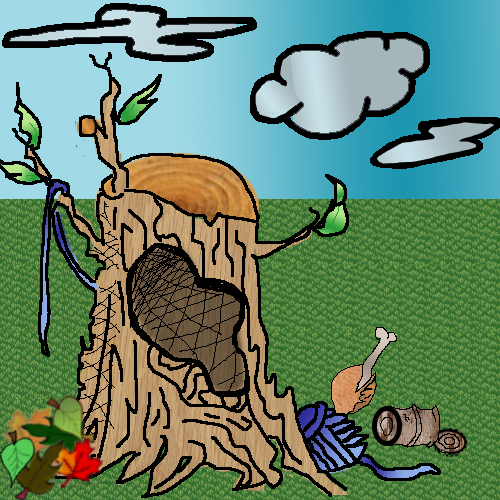
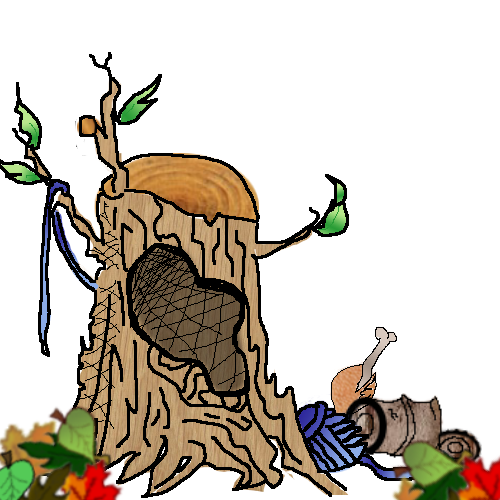
Revision of a layered 500 × 500 image; what changed, layer by layer:
added layer "Leaf Pile copy" above "Leaf Pile" over <box>390,436,500,500</box>
painted on "Leaf Pile" over <box>0,393,125,500</box>
moved "Ellipse 1" above "Layer 8", painted on it over <box>342,393,482,472</box>
hid "Layer 19 copy 4" over <box>0,199,500,500</box>
hid "Layer 0" over <box>0,0,500,500</box>
hid "Layer 14" over <box>255,55,305,120</box>
hid "Layer 13" over <box>255,14,494,153</box>
